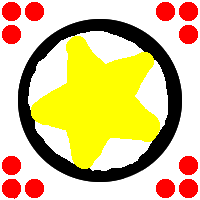
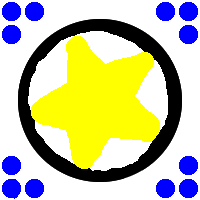
Layered file, before and after one edit (200x200). Changes by layer:
hid "Player4", painted on it over [2, 2, 198, 199]
